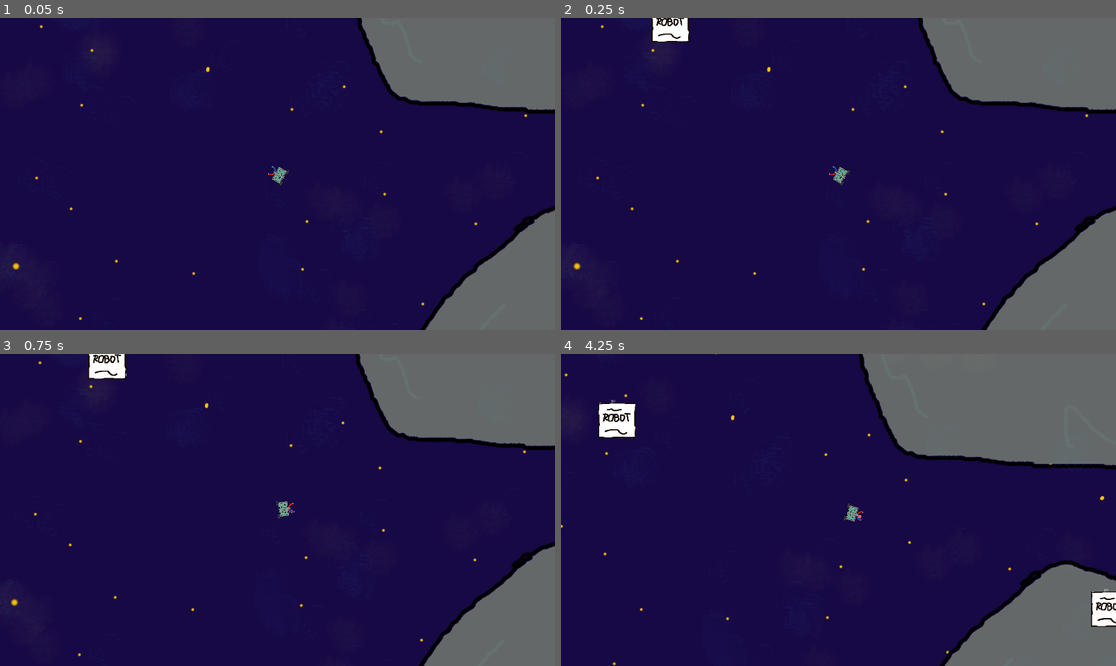
Above: before the commit, frames 1-4 (two rows, left to right).
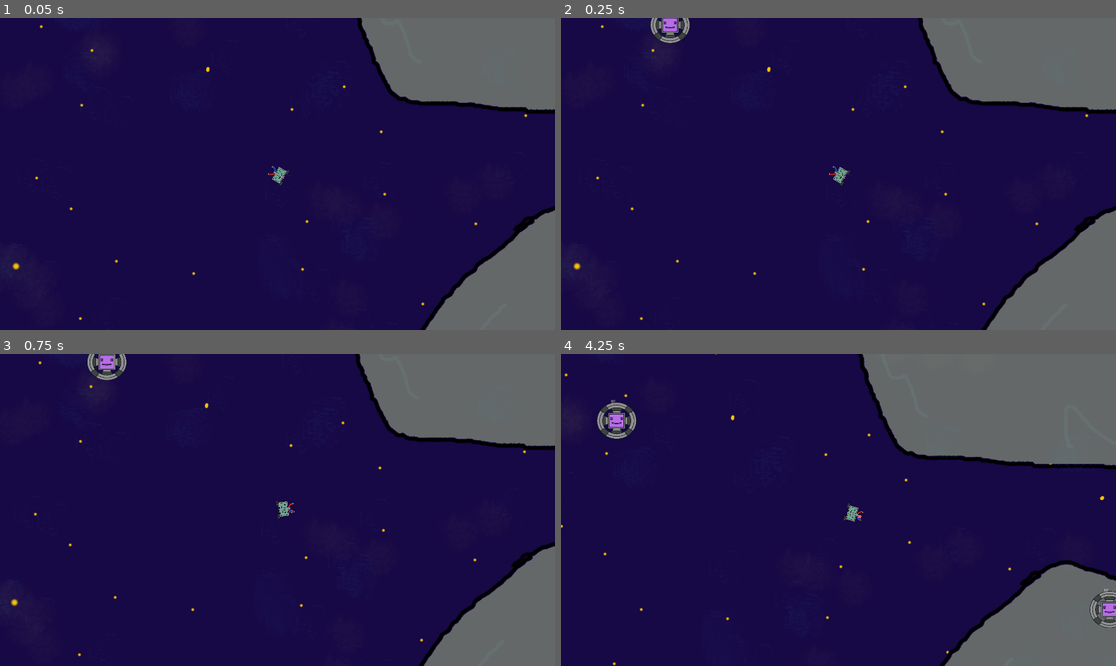
Above: after the commit, the same moments.

Repository: game-jam-team-gut/not-so-lonely
Game: Godot game, scene res://Space.tscn
The game is run twice, just before and just after one commit, with the same random seed, the same clock (stepped at 60 frames per second) and the same inputs.
Inputs (mouse positions are in pixels of both pictures, inside the frame that each line leads up to):
- Up to frame 1 (0.05 s): no input
- Up to frame 2 (0.25 s): no input
- Up to frame 3 (0.75 s): move the mouse to (399, 494) at 0.52 s; press the mouse at (399, 494) at 0.53 s
- Up to frame 4 (4.25 s): move the mouse to (727, 525) at 1.27 s; release the mouse at (727, 525) at 1.28 s; right-click (727, 525) at 1.35 s; move the mouse to (894, 441) at 2.02 s; press the mouse at (894, 441) at 2.03 s; move the mouse to (810, 572) at 2.77 s; release the mouse at (810, 572) at 2.78 s; right-click (810, 572) at 2.85 s; move the mouse to (1005, 556) at 3.52 s; press the mouse at (1005, 556) at 3.53 s

Frame 1 is identical in both runs. In frame 2, 0.5% of the frame differs, in the area x 16-24%, y 0-9%; in frame 3, 0.6%; in frame 4, 1.3%, in the area x 6-100%, y 15-88%.

Commit message:
Adaptations to sticking more types of robots

Diff:
--- a/Space/Barney.tscn
+++ b/Space/Barney.tscn
@@ -1,8 +1,9 @@
 [gd_scene load_steps=6 format=2]
 
-[ext_resource path="res://Space/Barney/Barney.png" type="Texture" id=1]
+[ext_resource path="res://Space/Barney/barney.png" type="Texture" id=1]
 [ext_resource path="res://Space/Barney/Barney.gd" type="Script" id=4]
 [ext_resource path="res://Space/Barney/CameraControl.gd" type="Script" id=5]
+
 
 [sub_resource type="RectangleShape2D" id=1]
 extents = Vector2( 10.4521, 30.1322 )
--- a/Space/Barney/Barney.gd
+++ b/Space/Barney/Barney.gd
@@ -68,17 +68,20 @@
 		var foreignRobot = area.get_parent()
 		var foreignRobotRelativePosition = foreignRobot.position - self.position
 		var foreignRobotRotation = foreignRobot.rotation
+		var foreignRobotSprite = foreignRobot.get_node("Sprite").duplicate()
+		var foreignRobotCollisionShape2D = foreignRobot.get_node("Area2D/CollisionShape2D").duplicate()
+
+		foreignRobotSprite.position = foreignRobotRelativePosition
+		foreignRobotCollisionShape2D.position =  foreignRobotRelativePosition
+
+		foreignRobotSprite.rotation = foreignRobotRotation
+		foreignRobotCollisionShape2D.rotation = foreignRobotRotation
 
 		var stickedRobot = stickedRobotScene.instance()
 		stickedRobot.player = self
-		var stickedRobotSprite = stickedRobot.get_node("sticked_robot")
-		var stickedRobotCollisionShape2D = stickedRobot.get_node("StickingField/CollisionShape2D")
 
-		stickedRobotSprite.position = foreignRobotRelativePosition
-		stickedRobotCollisionShape2D.position = foreignRobotRelativePosition
-
-		stickedRobotSprite.rotation = foreignRobotRotation
-		stickedRobotCollisionShape2D.rotation = foreignRobotRotation
+		stickedRobot.add_child(foreignRobotSprite)
+		stickedRobot.get_node("StickingField").call_deferred("add_child", foreignRobotCollisionShape2D)
 
 		get_tree().get_current_scene().remove_child(area.get_parent())
 
--- a/Space/ForeignRobot.tscn
+++ b/Space/ForeignRobot.tscn
@@ -1,21 +1,18 @@
-[gd_scene load_steps=6 format=2]
+[gd_scene load_steps=5 format=2]
 
-[ext_resource path="res://Space/ForeignRobot/foreign_robot.png" type="Texture" id=1]
+[ext_resource path="res://Space/ForeignRobot/foreign_robot_1.png" type="Texture" id=1]
 [ext_resource path="res://Space/ForeignRobot/ForeignRobot.gd" type="Script" id=2]
 [ext_resource path="res://Space/ForeignRobot/ForeignRobotStateMachine.gd" type="Script" id=3]
 
-[sub_resource type="RectangleShape2D" id=1]
-extents = Vector2( 66.1145, 60.767 )
-
-[sub_resource type="RectangleShape2D" id=2]
-extents = Vector2( 66.1094, 60.9531 )
+[sub_resource type="CircleShape2D" id=1]
+radius = 65.7721
 
 [node name="ForeignRobot" type="RigidBody2D"]
 gravity_scale = 0.0
 script = ExtResource( 2 )
 
-[node name="foreign_robot" type="Sprite" parent="."]
-scale = Vector2( 0.659821, 0.609425 )
+[node name="Sprite" type="Sprite" parent="."]
+scale = Vector2( 0.148126, 0.136813 )
 texture = ExtResource( 1 )
 
 [node name="CollisionShape2D" type="CollisionShape2D" parent="."]
@@ -38,4 +35,4 @@
 ]]
 
 [node name="CollisionShape2D" type="CollisionShape2D" parent="Area2D"]
-shape = SubResource( 2 )
+shape = SubResource( 1 )
--- a/Space/StickedRobot.tscn
+++ b/Space/StickedRobot.tscn
@@ -1,21 +1,10 @@
-[gd_scene load_steps=4 format=2]
+[gd_scene load_steps=2 format=2]
 
-[ext_resource path="res://Space/StickedRobot/sticked_robot.png" type="Texture" id=1]
 [ext_resource path="res://Space/StickedRobot/StickedRobot.gd" type="Script" id=2]
-
-[sub_resource type="RectangleShape2D" id=1]
-extents = Vector2( 66.1145, 60.767 )
 
 [node name="Node2D" type="StaticBody2D"]
 script = ExtResource( 2 )
 
-[node name="sticked_robot" type="Sprite" parent="."]
-scale = Vector2( 0.659821, 0.609425 )
-texture = ExtResource( 1 )
-
 [node name="StickingField" type="Area2D" parent="."]
 
-[node name="CollisionShape2D" type="CollisionShape2D" parent="StickingField"]
-shape = SubResource( 1 )
-
 [connection signal="area_entered" from="StickingField" to="." method="_on_StickingField_area_entered"]
--- a/Space/StickedRobot/StickedRobot.gd
+++ b/Space/StickedRobot/StickedRobot.gd
@@ -12,17 +12,20 @@
 		var foreignRobot = area.get_parent()
 		var foreignRobotRelativePosition = foreignRobot.position - get_parent().position
 		var foreignRobotRotation = foreignRobot.rotation
+		var foreignRobotSprite = foreignRobot.get_node("Sprite").duplicate()
+		var foreignRobotCollisionShape2D = foreignRobot.get_node("Area2D/CollisionShape2D").duplicate()
+
+		foreignRobotSprite.position = foreignRobotRelativePosition
+		foreignRobotCollisionShape2D.position =  foreignRobotRelativePosition
+
+		foreignRobotSprite.rotation = foreignRobotRotation
+		foreignRobotCollisionShape2D.rotation = foreignRobotRotation
 
 		var stickedRobot = self.duplicate()
 		stickedRobot.player = player
-		var stickedRobotSprite = stickedRobot.get_node("sticked_robot")
-		var stickedRobotCollisionShape2D = stickedRobot.get_node("StickingField/CollisionShape2D")
 
-		stickedRobotSprite.position = foreignRobotRelativePosition
-		stickedRobotCollisionShape2D.position = foreignRobotRelativePosition
-
-		stickedRobotSprite.rotation = foreignRobotRotation
-		stickedRobotCollisionShape2D.rotation = foreignRobotRotation
+		stickedRobot.add_child(foreignRobotSprite)
+		stickedRobot.get_node("StickingField").call_deferred("add_child", foreignRobotCollisionShape2D)
 
 		get_tree().get_current_scene().remove_child(area.get_parent())
 
Not shown, changed: Space/Barney/Barney.png.import
Binary file removed: Space/ForeignRobot/foreign_robot.png
Not shown, removed: Space/ForeignRobot/foreign_robot.png.import
Binary file added: Space/ForeignRobot/foreign_robot_1.png
Not shown, changed: Space/ForeignRobot/foreign_robot_1.png.import
Binary file removed: Space/StickedRobot/sticked_robot.png
